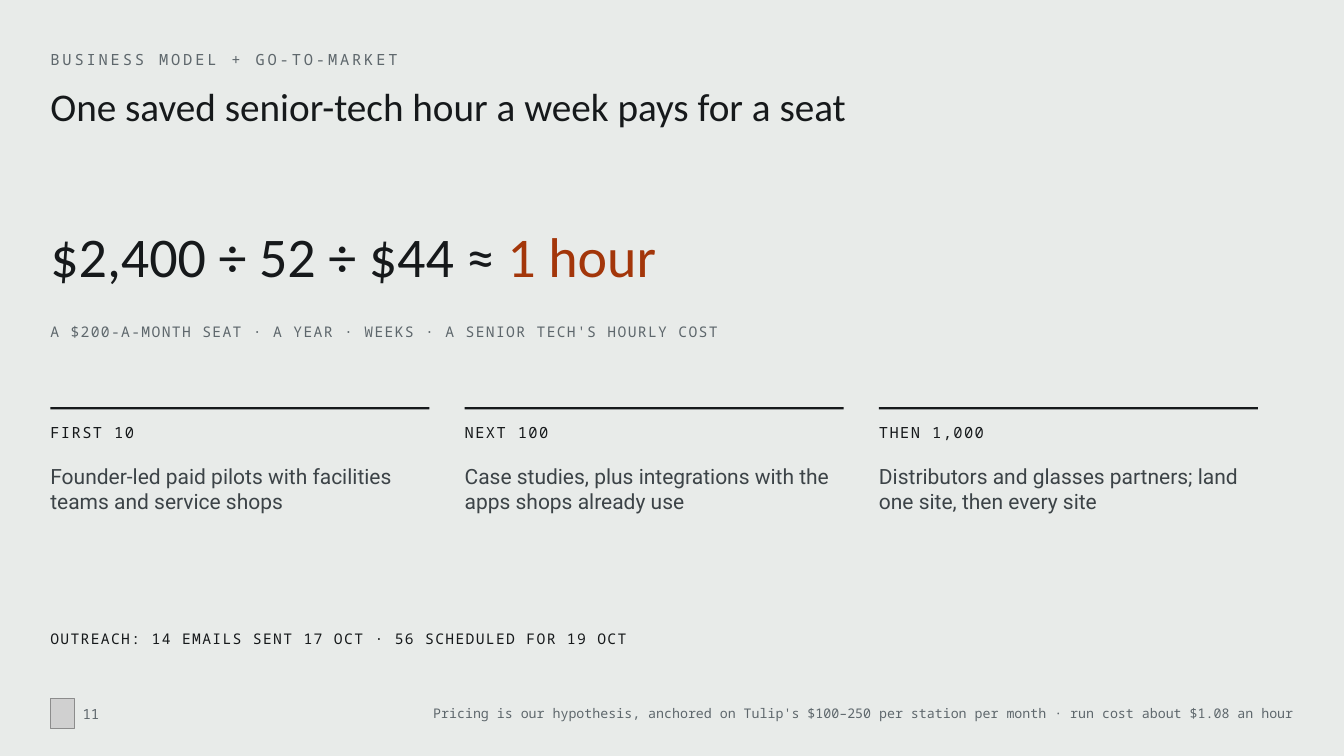
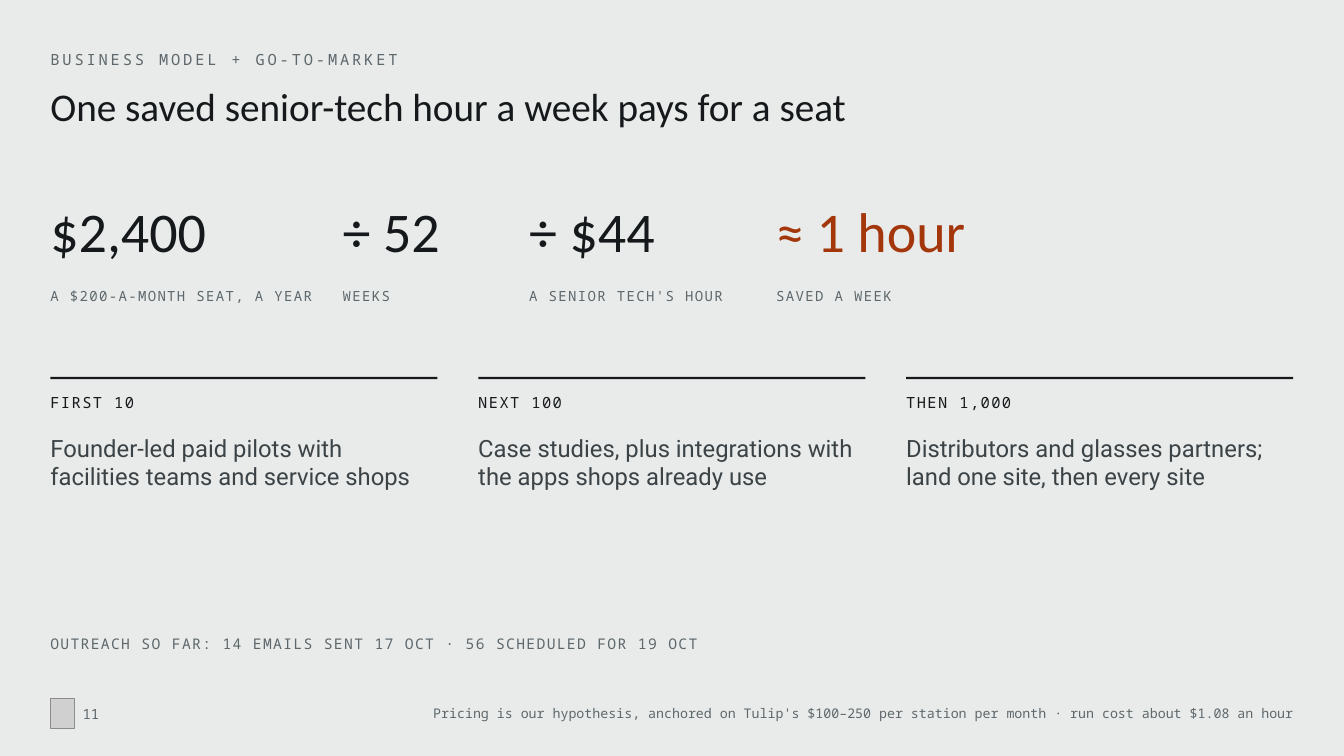
Before and after one commit to MonishSaravana/praxis, a slide deck: slide 11 of deck/Praxis_SAH_Oct2026.pptx. Drawn at 1344x756 pixels with LibreOffice and Linux fonts; fonts in the diff are those of the drawing; grey boxes stand for pictures. Boxes give left, top, right and bottom in pixels: in the first picture for what was removed or moved away, otherwise in the second. Text is boxed around its words. In the diff, an @@ line names an element or a change of style, - is before the commit and + after.

```diff
--- a/deck/Praxis_SAH_Oct2026.pptx
+++ b/deck/Praxis_SAH_Oct2026.pptx
@@ text removed at bbox=[50, 238, 656, 284] @@
-$2,400 ÷ 52 ÷ $44 ≈ 1 hour
@@ text added at bbox=[50, 215, 206, 259], 40 pt, text #16191B @@
+$2,400
@@ text added at bbox=[383, 215, 440, 253], 40 pt, text #16191B @@
+÷ 52
@@ text added at bbox=[570, 216, 655, 259], 40 pt, text #16191B @@
+÷ $44
@@ text added at bbox=[817, 213, 965, 253], 40 pt, text #A3360A @@
+≈ 1 hour
@@ text at bbox=[50, 290, 312, 303]: text changed; size 10.5 to 10 pt @@
-A $200-A-MONTH SEAT · A YEAR · WEEKS · A SENIOR TECH'S HOURLY COST
+A $200-A-MONTH SEAT, A YEAR
@@ text added at bbox=[343, 291, 390, 301], 10 pt, text #5E676C @@
+WEEKS
@@ text added at bbox=[529, 291, 723, 301], 10 pt, text #5E676C @@
+A SENIOR TECH'S HOUR
@@ text added at bbox=[776, 291, 892, 301], 10 pt, text #5E676C @@
+SAVED A WEEK
@@ line moved from (50, 408) - (430, 408) to (50, 378) - (438, 378) @@
@@ line moved from (465, 408) - (844, 408) to (479, 378) - (866, 378) @@
@@ line moved from (879, 408) - (1258, 408) to (906, 378) - (1294, 378) @@
@@ text "FIRST 10": place and size @@
-text "FIRST 10" at bbox=[50, 427, 134, 438]
+text "FIRST 10" at bbox=[50, 397, 134, 408]
@@ text "NEXT 100": place and size @@
-text "NEXT 100" at bbox=[465, 427, 549, 438]
+text "NEXT 100" at bbox=[478, 397, 562, 408]
@@ text "THEN 1,000": place and size @@
-text "THEN 1,000" at bbox=[879, 427, 984, 440]
+text "THEN 1,000" at bbox=[906, 397, 1011, 410]
@@ text "Founder-led paid pilots with facilities ...": place and size @@
-text "Founder-led paid pilots with facilities ..." at bbox=[50, 468, 392, 514]
+text "Founder-led paid pilots with facilities ..." at bbox=[50, 439, 410, 490]
@@ text "Case studies, plus integrations with ...": place and size @@
-text "Case studies, plus integrations with ..." at bbox=[465, 468, 829, 514]
+text "Case studies, plus integrations with ..." at bbox=[478, 439, 853, 490]
@@ size 15 to 17 pt in 3 elements at bbox=[50, 439, 410, 490], bbox=[478, 439, 853, 490], bbox=[906, 439, 1262, 490] @@
@@ text "Distributors and glasses partners; land ...": place and size @@
-text "Distributors and glasses partners; land ..." at bbox=[879, 468, 1238, 514]
+text "Distributors and glasses partners; land ..." at bbox=[906, 439, 1262, 490]
@@ text at bbox=[50, 638, 697, 649]: text changed; text colour #16191B to #5E676C @@
-OUTREACH: 14 EMAILS SENT 17 OCT · 56 SCHEDULED FOR 19 OCT
+OUTREACH SO FAR: 14 EMAILS SENT 17 OCT · 56 SCHEDULED FOR 19 OCT
```
Also in this commit, not shown: 18 other slides changed, 30 other files.
